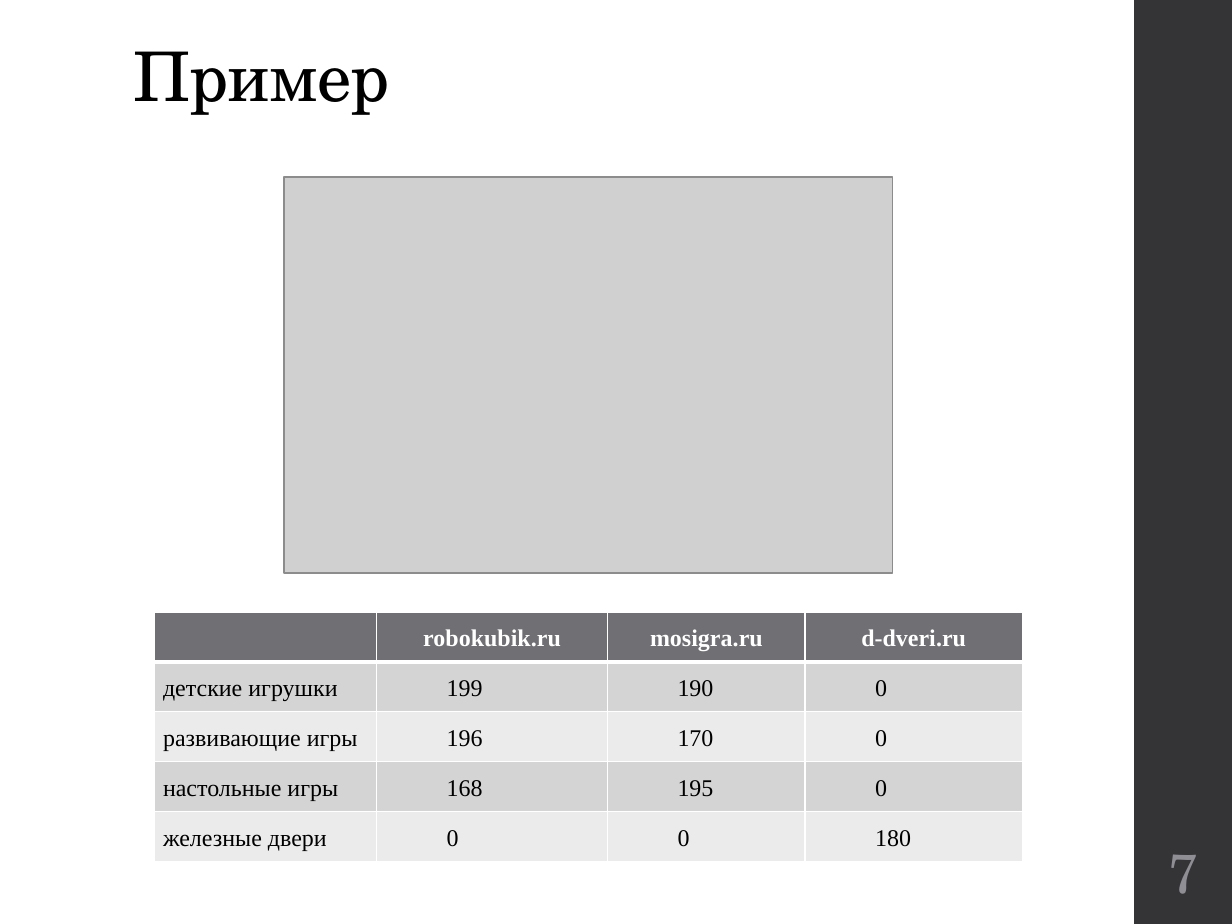
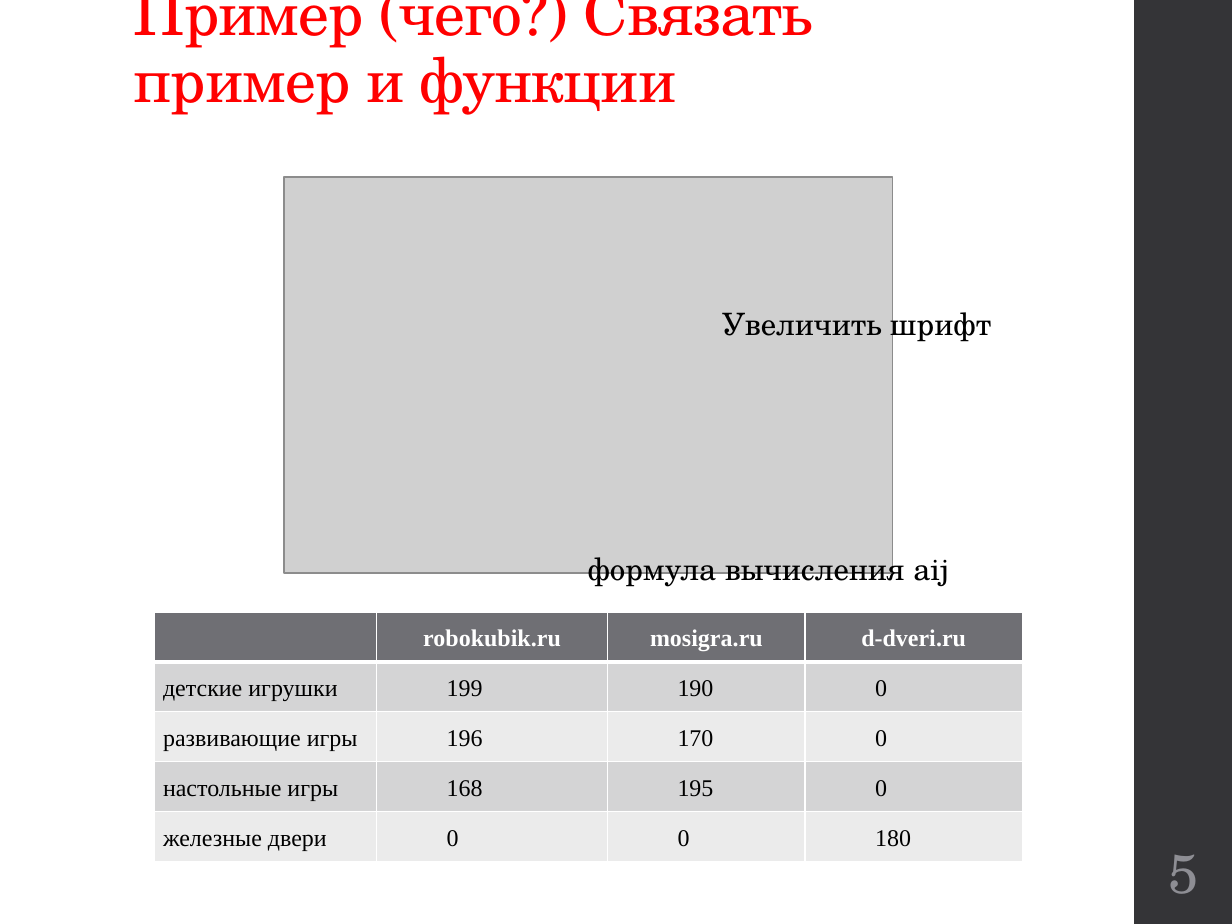
Before and after one commit to kwadraterry/diploma, a slide deck: slide 5 of Отчет/Доклад Неповинных.pptx (slide 7 before the commit). Drawn at 1232x924 pixels with LibreOffice and Linux fonts; fonts in the diff are those of the drawing; grey boxes stand for pictures. Boxes give left, top, right and bottom in pixels: in the first picture for what was removed or moved away, otherwise in the second. Text is boxed around its words. In the diff, an @@ line names an element or a change of style, - is before the commit and + after.

```diff
--- a/Отчет/Доклад Неповинных.pptx
+++ b/Отчет/Доклад Неповинных.pptx
@@ title at (134, 0, 812, 115): text changed; size 40 to 36 pt; text colour #000000 to #FF0000 @@
-Пример
+Пример (чего?) Связать пример и функции
@@ text added at (722, 305, 991, 344), 18 pt, text #000000 @@
+Увеличить шрифт
@@ text added at (588, 550, 949, 589), 18 pt, text #000000 @@
+формула вычисления aij
@@ page number at (1168, 855, 1198, 894): text changed @@
-7
+5
```
Also in this commit, not shown: 4 other slides changed, 2 slides added.
